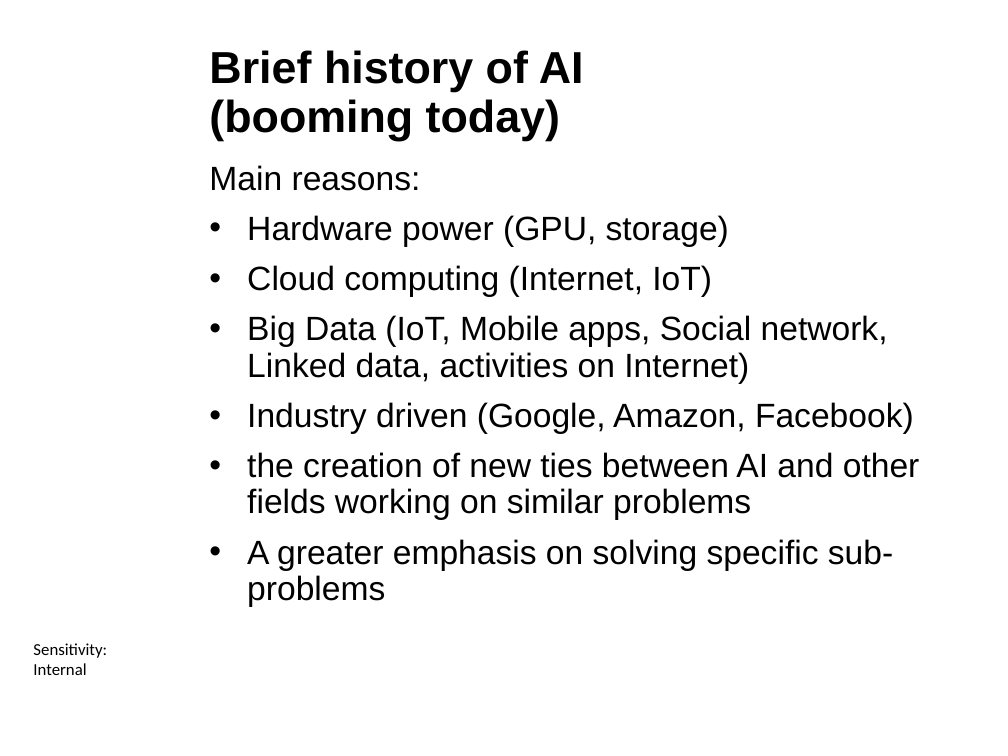
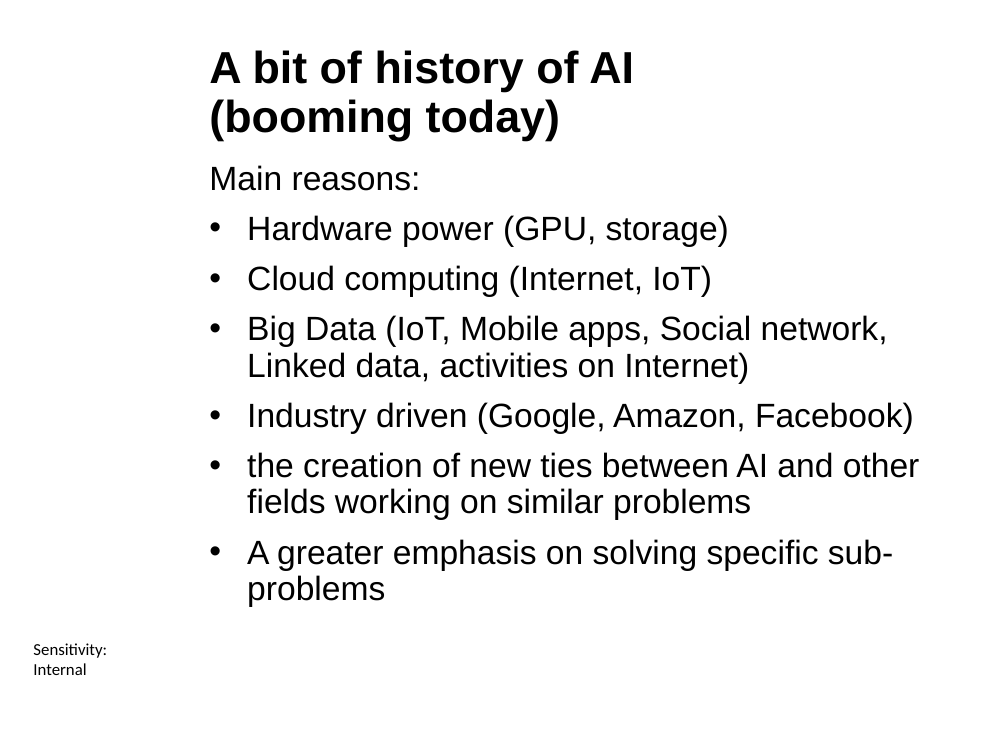
Before and after one commit to ctsallis/frontiers_in_ai_and_data_science, a slide deck: slide 30 of content/Lectures/Semester 1/Week 1/1 Lecture/1.1 Introduction to Frontiers in AI and Data Science (Lecture).pptx. Drawn at 1008x756 pixels with LibreOffice and Linux fonts; fonts in the diff are those of the drawing; background and template pictures are left out. Boxes give left, top, right and bottom in pixels: in the first picture for what was removed or moved away, otherwise in the second. Text is boxed around its words. In the diff, an @@ line names an element or a change of style, - is before the commit and + after.

```diff
--- a/content/Lectures/Semester 1/Week 1/1 Lecture/1.1 Introduction to Frontiers in AI and Data Science (Lecture).pptx
+++ b/content/Lectures/Semester 1/Week 1/1 Lecture/1.1 Introduction to Frontiers in AI and Data Science (Lecture).pptx
@@ title at (x1=209, y1=50, x2=634, y2=141): text changed @@
-Brief history of AI
-(booming today)
+A bit of history of AI
+(booming today)
```
Also in this commit, not shown: 11 other slides changed, 2 other files.
